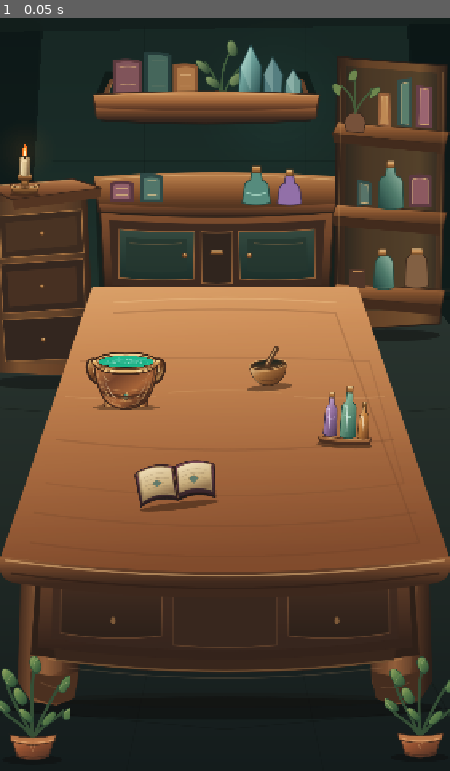
Above: before the commit, frame 1.
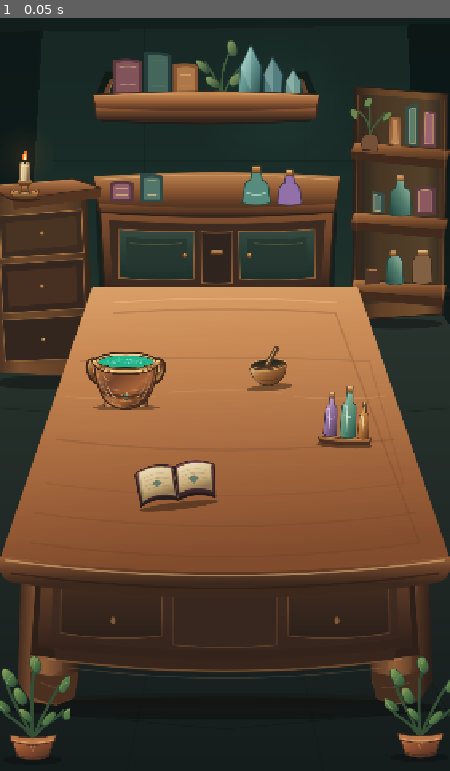
Above: after the commit, the same moment.

Repository: Kryodo/spell-sort-game
Game: Godot game, scene res://scenes/alchemy_workshop_spatial_experiment.tscn
Same seed, same stepped clock (60 frames per second), same inputs: the game is played once before the commit and once after it. This scene is started directly instead of the project's main scene.
Inputs:
- Up to frame 1 (0.05 s): no input

The runs differ from the first frame. In frame 1, 5.5% of the frame differs, in the area x 2-100%, y 5-42%.

Commit message:
Align side shelf and candle to their support planes

Diff:
--- a/scripts/alchemy_workshop_spatial_experiment.gd
+++ b/scripts/alchemy_workshop_spatial_experiment.gd
@@ -98,8 +98,8 @@
 
 	_add_layer_asset(
 		RIGHT_SHELF_PATH,
-		Vector2(730.0, 88.0),
-		Vector2(-0.82, 0.82),
+		Vector2(730.0, 135.0),
+		Vector2(-0.70, 0.70),
 		4,
 		"RightSideShelf"
 	)
@@ -136,7 +136,7 @@
 	# the cabinet's top plane; the flame is attached to the candle wick.
 	var candle := Node2D.new()
 	candle.name = "AnchoredShelfCandle"
-	candle.position = Vector2(80.0, 112.0)
+	candle.position = Vector2(80.0, 123.0)
 	candle.scale = Vector2(0.90, 0.90)
 	candle.z_index = 3
 	shelf_anchor.add_child(candle)
